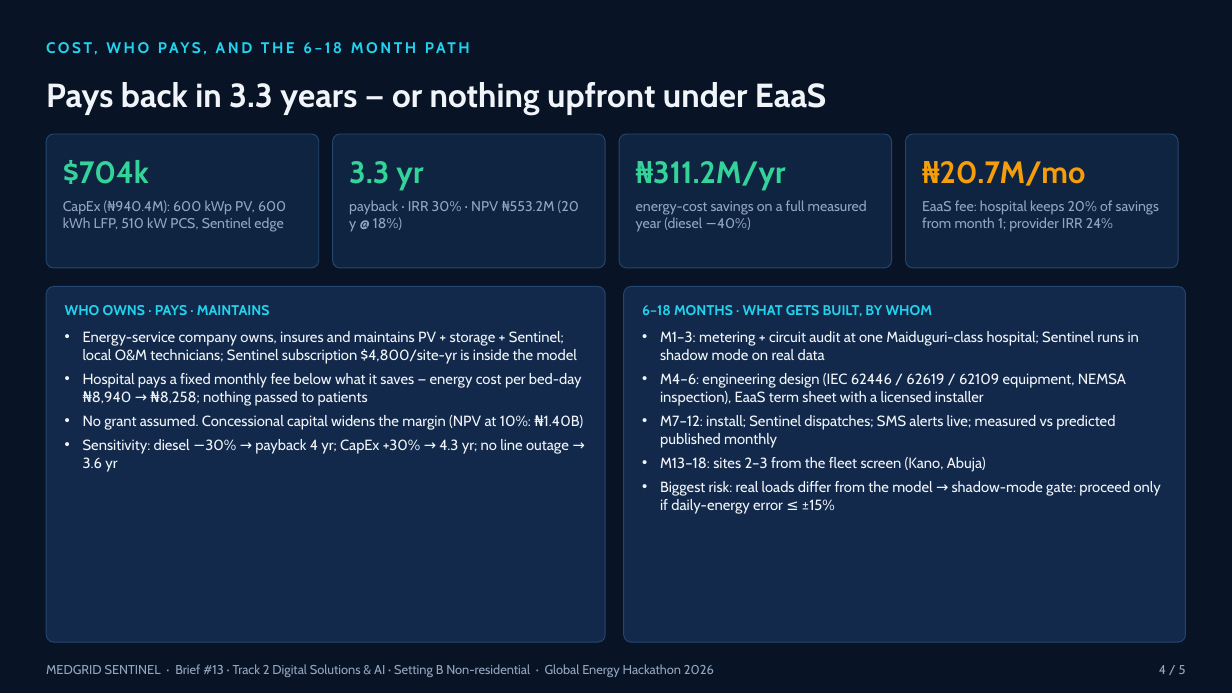
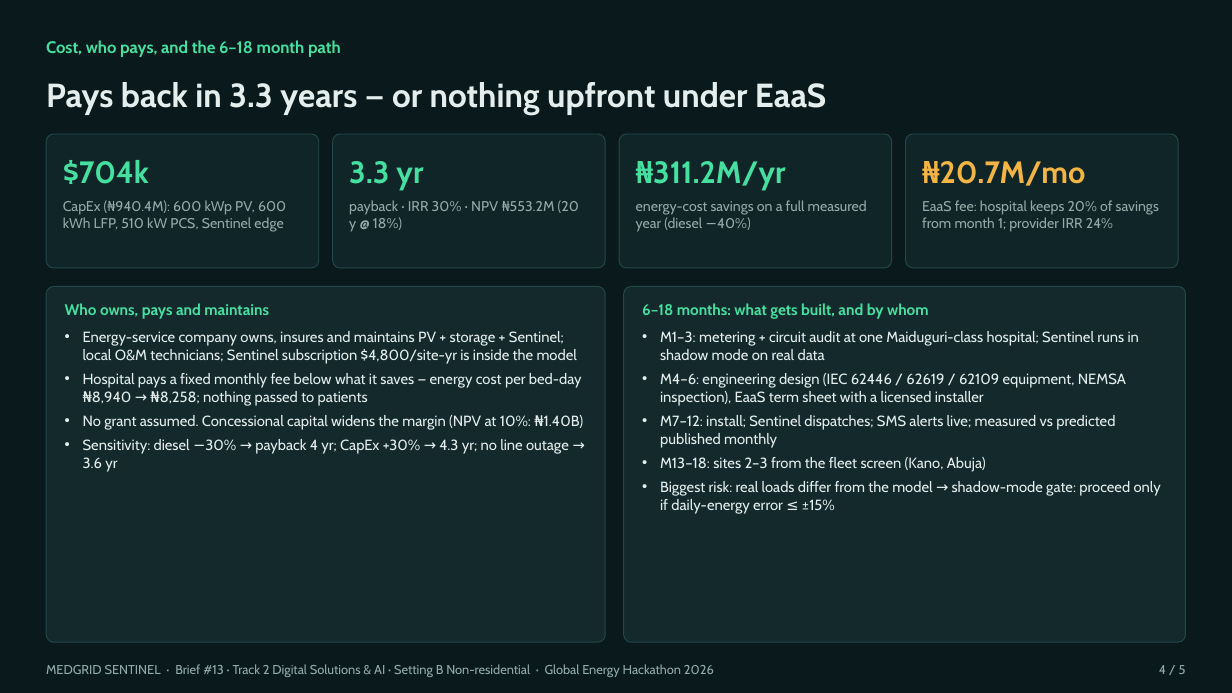
Before and after one commit to Jae3y/medgrid-sentinel, a slide deck: slide 4 of submission/MedGrid_Sentinel_Pitch_Deck.pptx. Drawn at 1232x693 pixels with LibreOffice and Linux fonts; fonts in the diff are those of the drawing. Boxes give left, top, right and bottom in pixels: in the first picture for what was removed or moved away, otherwise in the second. Text is boxed around its words. In the diff, an @@ line names an element or a change of style, - is before the commit and + after.

```diff
--- a/submission/MedGrid_Sentinel_Pitch_Deck.pptx
+++ b/submission/MedGrid_Sentinel_Pitch_Deck.pptx
@@ background #081426 to #0A1A1C @@
@@ text at (46,40,341,57): text changed; size 12 to 13 pt; text colour #22D3EE to #45E0A0 @@
-COST, WHO PAYS, AND THE 6–18 MONTH PATH
+Cost, who pays, and the 6–18 month path
@@ text colour #34D399 to #45E0A0 in 3 elements at (63,160,149,184), (349,161,423,190), (653,161,785,190) @@
@@ fill #0F2440 to #102528; outline #24466E 0.75 pt to #24474A 0.75 pt in 4 elements at (46,134,319,268), (333,134,605,268), (619,134,892,268), (906,134,1178,268) @@
@@ text "₦20.7M/mo" at (940,161,1086,186): text colour #F59E0B to #F2B544 @@
@@ text colour #93A6BF to #93ABA8 in 6 elements at (46,664,714,677), (1159,665,1186,674), (63,200,286,232), (349,200,579,232), (636,200,867,232), (922,200,1159,232) @@
@@ rounded rectangle at (46,287,605,642): fill #12294B to #13292C; outline #24466E 0.75 pt to #24474A 0.75 pt @@
@@ rounded rectangle at (624,287,1186,642): fill #12294B to #13292C; outline #24466E 0.75 pt to #24474A 0.75 pt @@
@@ text "Energy-service company owns, insures and ..." at (83,331,583,472): text colour #F1F5F9 to #E4EEEC @@
@@ text at (65,303,269,319): text changed; size 11 to 12 pt; text colour #22D3EE to #45E0A0 @@
-WHO OWNS · PAYS · MAINTAINS
+Who owns, pays and maintains
@@ text "M1–3: metering + circuit audit ..." at (660,331,1161,514): text colour #F1F5F9 to #E4EEEC @@
@@ text at (642,303,929,319): text changed; size 11 to 12 pt; text colour #22D3EE to #45E0A0 @@
-6–18 MONTHS · WHAT GETS BUILT, BY WHOM
+6–18 months: what gets built, and by whom
```
Also in this commit, not shown: 4 other slides changed, 13 other files.
